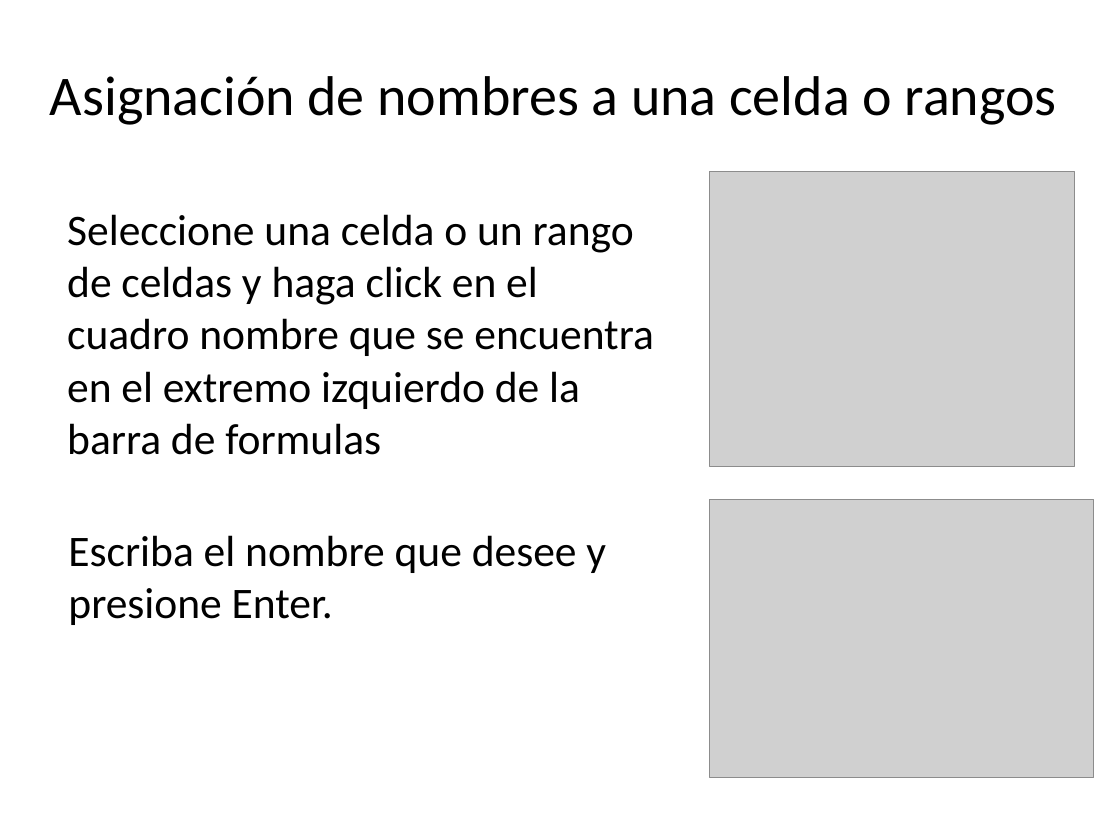
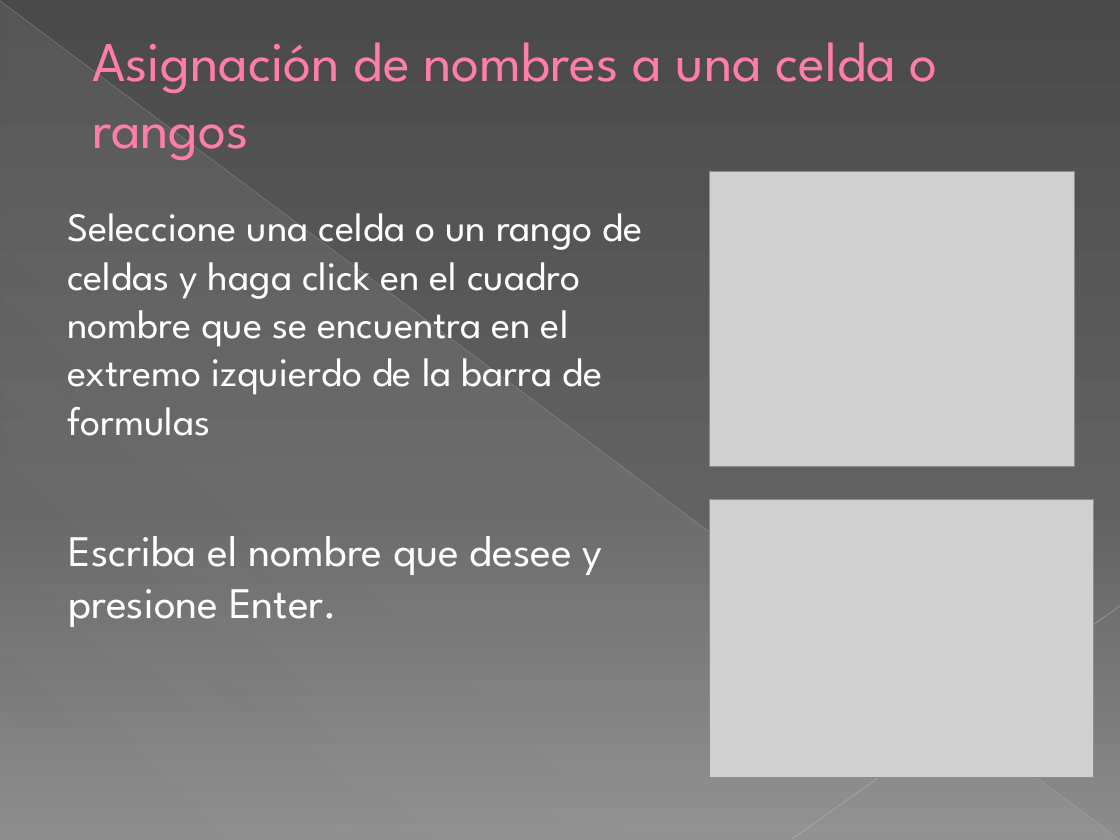
Before and after one commit to kleberloayzacastro/universidad, a slide deck: slide 17 of 2015-2016/clases/computacion_aplicada_2/clase_1/clase1.pptx. Drawn at 1120x840 pixels with LibreOffice and Linux fonts; fonts in the diff are those of the drawing; grey boxes stand for pictures. Boxes give left, top, right and bottom in pixels: in the first picture for what was removed or moved away, otherwise in the second. Text is boxed around its words. In the diff, an @@ line names an element or a change of style, - is before the commit and + after.

```diff
--- a/2015-2016/clases/computacion_aplicada_2/clase_1/clase1.pptx
+++ b/2015-2016/clases/computacion_aplicada_2/clase_1/clase1.pptx
@@ background #FFFFFF to gradient #4A4A4A to #626262 to #8C8C8C @@
@@ line added from (0, 1) to (1119, 839), #BFBFBF 0.39 pt @@
@@ right triangle added at [1,2,1119,840], fill gradient #D2D2D2 @@
@@ title "Asignación de nombres a una ..." at [92,42,938,161]: font Calibri to League Spartan, text colour #000000 to #FF7DA7, letter outline none to #B12761 0.5 pt; alignment centre to left; indent changed @@
@@ text "Seleccione una celda o un ..." at [67,213,643,436]: size 28 to 25.9 pt, font Calibri to League Spartan, text colour #000000 to #FFFFFF @@
@@ text "Escriba el nombre que desee ..." at [68,536,603,627]: font Calibri to League Spartan, text colour #000000 to #FFFFFF @@
@@ line added from (1120, 606) to (792, 839), #C6C6C6 0.47 pt @@
```
Also in this commit, not shown: 18 other slides changed, 4 slides added, 1 slide removed, 3 other files.
